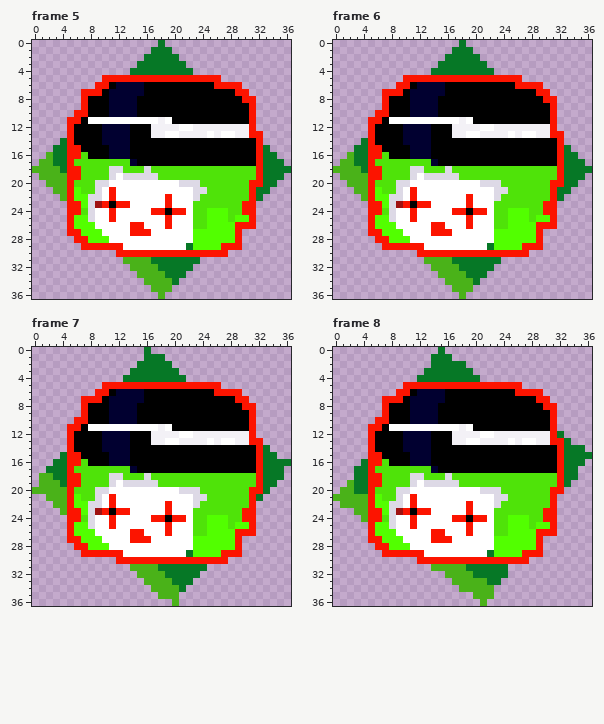
Animated GIF sprite -- images/bane_jack.gif. The first picture shows the starting point.
The file is 37x37 pixels, 69 frames. Shown: frame 5, frame 6, frame 7, frame 8. The commit also changed other frames, which this record leaves out.
Now the later version:
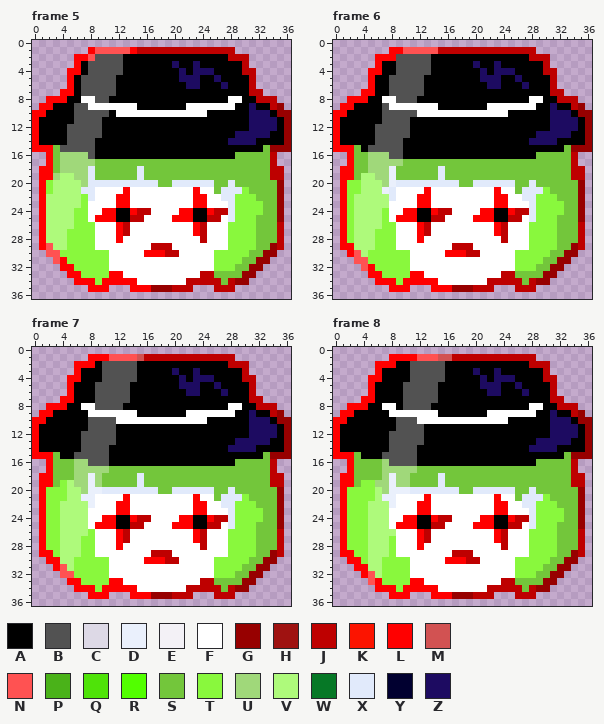
Palette (. is transparent): A #000000  B #525252  C #ddd9e6  D #eaf0fc  E #f3f1f6  F #ffffff  G #970000  H #9f1211  J #be0000  K #fc1400  L #ff0000  M #d25252  N #ff5252  P #4ab219  Q #4fe309  R #52ff00  S #73c63b  T #89f83d  U #a0d87a  V #aefa7b  W #067826  X #e1eafb  Y #010030  Z #1d0b61
Author's note on the commit: Update Jack Out of The Box by nopperabou
Change:
Changed rows in their new state; - is an unchanged pixel.
Frame 5:
first column x 0:
 0 ------------------.------------------
 1 --------LNNNNNLJJJJJJJJJJJJJJ--------
 2 ------LLNBBBBAAAAAAAAAAAAAAAJJJ------
 3 ------LABBBBBAAAAAAAZAAZAAAAAAJ------
 4 -----LLABBBBBAAAAAAAAZAZZZAAAAJJ-----
 5 -----LABBBBBAAAAAAAAAZZZAAZAAAAJ-----
 6 -----LABBBBBAAAA------ZZ--AZAAAJ-----
 7 ----LLABBBBBAAAA-------------AAJJ----
 8 --LLLAAFFBBAAAA-------------FFAAJJJ--
 9 -LLAAABBFFFFFFF-------FFFFFFF--ZAAJG-
10 LLAAAABBBBBAFFFFFFFFFFFFF------ZZZAGG
11 LAAAAABBBBAAAAAAAAAA-----------ZZZZAG
12 LAAAABBBBBAAAA---AAAAAAAAAAAAAAZZZZAG
13 LAAAABBBBBAAAA---AAAAAAAAAAAAZZZZZAAG
14 LAAAABBBB-AAAA--------------ZZZZAAAAG
15 LLLSBBBBB--AAA------------------ASGGG
16 --LSUUUUB--AAA---------------SSSSSJ--
17 -.LSUUUUUSSSSSSSSSSSSSSSSSSSSSSSSSJ.-
18 .LLSUUUUXSSSSSSXSSSSSSSSSSSSSSSSSSJJ.
19 -LLUVVUUXSSSSSSXSSSSSSSSSSSSSSSSSSJJ-
20 -LTVVVVUXXXXXXXXXXSSXXXXXXSSXSSSSSSG-
21 -LTVVVVXXF-F-L---------LFFSXXXTSSSSG-
22 -LVVVVVTXF-FLL-----F---LLFFXXTTTSSSG-
23 -LVVVVVTFFFFLL-----F---LLFFFXTTTTSSG-
24 -LVVVVTTF-LLAALJJFFFFLLAALJJXTTTTSSG-
25 -LVVVVTTFLLLAAJJ---FLLLAAJJFXTTTSSSG-
26 -LVVVVTTT---LJFF---F---LJFFFTTTTSSSJ-
27 -LVVVTTTTF--LJFFF------LJFFFTTTTSSSJ-
28 -LVVVTTTTFF-L----------FJFFFTTTTSSSJ-
29 -LNVVTTTTFFFF----JJJ--FFFFFFTTTTSSGJ-
30 --NNTTTTTTTFFFFFLLLJJFFFFFTTTTTSSGG--
31 ---NLTTTTTTFFFFFFFFFFFFFFFTTTTSSGG---
32 ----LLTTTTTFFFFFFFFFFFFFFFTTTSSGG----
33 -----LLTTTTLLFFFFFFFFFFFJJSSSSGG-----
34 ------LLLTLLLLLFFFFFFFJJJJJSJGG------
35 --------LLL---LLLGGGJJJ---JJJ--------
36 ------------------.------------------
Frame 6:
first column x 0:
 0 ------------------.------------------
 1 --------LLNNNNNJJJJJJJJJJJJJJ--------
 2 ------LLLBBBBBAAAAAAAAAAAAAAJJJ------
 3 ------LAABBBBBAAAAAAZAAZAAAAAAJ------
 4 -----LLAABBBBBAAAAAAAZAZZZAAAAJJ-----
 5 -----LAABBBBBAAAAAAAAZZZAAZAAAAJ-----
 6 -----LAABBBBBAAA------ZZ--AZAAAJ-----
 7 ----LLAABBBBBAAA-------------AAJJ----
 8 --LLLAAFFBBBAAA-------------FFAAJJJ--
 9 -LLAAAABFFFFFFF-------FFFFFFF--ZAAJG-
10 LLAAAAABBBBBFFFFFFFFFFFFF------ZZZAGG
11 LAAAAAABBBBAAAAAAAAA-----------ZZZZAG
12 LAAAAABBBBBAAA---AAAAAAAAAAAAAAZZZZAG
13 LAAAAABBBBBAAA---AAAAAAAAAAAAZZZZZAAG
14 LAAAAABBBBAAAA--------------ZZZZAAAAG
15 LLLSABBBBB-AAA------------------ASGGG
16 --LSSUUUBB-AAA---------------SSSSSJ--
17 -.LSSUUUUUSSSSSSSSSSSSSSSSSSSSSSSSJ.-
18 .LLSSUUUDSSSSSSXSSSSSSSSSSSSSSSSSSJJ.
19 -LLSVVUUDSSSSSSXSSSSSSSSSSSSSSSSSSJJ-
20 -LTTVVVUDXXXXXXXXXSSXXXXXXSSXSSSSSSG-
21 -LTTVVVDXF-F-L---------LFFSXXXTSSSSG-
22 -LTVVVVVXF-FLL-----F---LLFFXXTTTSSSG-
23 -LTVVVVVFFFFLL-----F---LLFFFXTTTTSSG-
24 -LTVVVVTF-LLAALJJFFFFLLAALJJXTTTTSSG-
25 -LTVVVVTFLLLAAJJ---FLLLAAJJFXTTTSSSG-
26 -LTVVVVTT---LJFF---F---LJFFFTTTTSSSJ-
27 -LTVVVTTTF--LJFFF------LJFFFTTTTSSSJ-
28 -LTVVVTTTFF-L----------FJFFFTTTTSSSJ-
29 -LLVVVTTTFFFF----JJJ--FFFFFFTTTTSSGJ-
30 --LNVTTTTTTFFFFFLLLJJFFFFFTTTTTSSGG--
31 ---NNTTTTTTFFFFFFFFFFFFFFFTTTTSSGG---
32 ----NLTTTTTFFFFFFFFFFFFFFFTTTSSGG----
33 -----LLTTTTLLFFFFFFFFFFFJJSSSSGG-----
34 ------LLLTLLLLLFFFFFFFJJJJJSJGG------
35 --------LLL---LLLGGGJJJ---JJJ--------
36 ------------------.------------------
Frame 7:
first column x 0:
 0 ----------------.--------------------
 1 --------LLLNNNNMJJJJJJJJJJJJJ--------
 2 ------LLLABBBBBAAAAAAAAAAAAAJJJ------
 3 ------LAAABBBBBAAAAAZAAZAAAAAAJ------
 4 -----LLAAABBBBBAAAAAAZAZZZAAAAJJ-----
 5 -----LAAABBBBBAAAAAAAZZZAAZAAAAJ-----
 6 -----LAAABBBBBAA------ZZ--AZAAAJ-----
 7 ----LLAAABBBBBAA-------------AAJJ----
 8 --LLLAAFFBBBBAA-------------FFAAJJJ--
 9 -LLAAAAAFFFFFFF-------FFFFFFF--ZAAJG-
10 LLAAAAAABBBBFFFFFFFFFFFFF------ZZZAGG
11 LAAAAAA-BBBBAAAAAAAA-----------ZZZZAG
12 LAAAAA-BBBBBAA---AAAAAAAAAAAAAAZZZZAG
13 LAAAAA-BBBBBAA---AAAAAAAAAAAAZZZZZAAG
14 LAAAAA-BBBBAAA--------------ZZZZAAAAG
15 LLLSAABBBBBAAA------------------ASGGG
16 --LSSSUUBBBAAA---------------SSSSSJ..
17 --LSSSUUUUUSSSSSSSSSSSSSSSSSSSSSSSJ.-
18 -LLSSSUUDUSSSSSXSSSSSSSSSSSSSSSSSSJJ-
19 -LLSTVUUDUSSSSSXSSSSSSSSSSSSSSSSSSJJ-
20 .LTTTVVUDDXXXXXXXXSSXXXXXXSSXSSSSSSG-
21 -LTTTVVDDF-F-L---------LFFSXXXTSSSSG-
22 -LTTVVVVDF-FLL-----F---LLFFXXTTTSSSG-
23 -LTTVVVVFFFFLL-----F---LLFFFXTTTTSSG-
24 -LTTVVVVF-LLAALJJFFFFLLAALJJXTTTTSSG-
25 -LTTVVVVFLLLAAJJ---FLLLAAJJFXTTTSSSG-
26 -LTTVVVVT---LJFF---F---LJFFFTTTTSSSJ-
27 -LTTVVVTTF--LJFFF------LJFFFTTTTSSSJ-
28 -LTTVVVTTFF-L----------FJFFFTTTTSSSJ-
29 -LLTVVVTTFFFF----JJJ--FFFFFFTTTTSSGJ-
30 --LLVVTTTTTFFFFFLLLJJFFFFFTTTTTSSGG--
31 ---LNVTTTTTFFFFFFFFFFFFFFFTTTTSSGG---
32 ----NNTTTTTFFFFFFFFFFFFFFFTTTSSGG----
33 -----LLTTTTLLFFFFFFFFFFFJJSSSSGG-----
34 ------LLLTLLLLLFFFFFFFJJJJJSJGG------
35 --------LLL---LLLGGGJJJ---JJJ--------
36 --------------------.----------------
Frame 8:
first column x 0:
 0 ---------------.---------------------
 1 --------LLLLNNNMMJJJJJJJJJJJJ--------
 2 ------LLLAABBBBBAAAAAAAAAAAAJJJ------
 3 ------LAAAABBBBBAAAAZAAZAAAAAAJ------
 4 -----LLAAAABBBBBAAAAAZAZZZAAAAJJ-----
 5 -----LAAAABBBBBAAAAAAZZZAAZAAAAJ-----
 6 -----LAAAABBBBBA------ZZ--AZAAAJ-----
 7 ----LLAAAABBBBBA-------------AAJJ----
 8 --LLLAAFF-BBBBA-------------FFAAJJJ--
 9 -LLAAAAAFFFFFFF-------FFFFFFF--ZAAJG-
10 LLAAAAAA-BBBFFFFFFFFFFFFF------ZZZAGG
11 LAAAAAA-ABBBBAAAAAAA-----------ZZZZAG
12 LAAAAA--BBBBBA---AAAAAAAAAAAAAAZZZZAG
13 LAAAAA--BBBBBA---AAAAAAAAAAAAZZZZZAAG
14 LAAAAA--BBBBAA--------------ZZZZAAAAG
15 LLLSAAABBBBBAA------------------ASGGG
16 --LSSSSUBBBBAA---------------SSSSSJ.-
17 --LSSSSUUUUUSSSSSSSSSSSSSSSSSSSSSSJ--
18 -LLSSSSUDUUSSSSXSSSSSSSSSSSSSSSSSSJJ-
19 -LLSTTUUDUUSSSSXSSSSSSSSSSSSSSSSSSJJ-
20 -LTTTTVUDDDXXXXXXXSSXXXXXXSSXSSSSSSG-
21 .LTTTTVDDF-F-L---------LFFSXXXTSSSSG-
22 -LTTTVVVDF-FLL-----F---LLFFXXTTTSSSG-
23 -LTTTVVVFFFFLL-----F---LLFFFXTTTTSSG-
24 -LTTTVVVF-LLAALJJFFFFLLAALJJXTTTTSSG-
25 -LTTTVVVFLLLAAJJ---FLLLAAJJFXTTTSSSG-
26 -LTTTVVVV---LJFF---F---LJFFFTTTTSSSJ-
27 -LTTTVVVTF--LJFFF------LJFFFTTTTSSSJ-
28 -LTTTVVVTFF-L----------FJFFFTTTTSSSJ-
29 -LLTTVVVTFFFF----JJJ--FFFFFFTTTTSSGJ-
30 --LLTVVTTTTFFFFFLLLJJFFFFFTTTTTSSGG--
31 ---LLVVTTTTFFFFFFFFFFFFFFFTTTTSSGG---
32 ----LNVTTTTFFFFFFFFFFFFFFFTTTSSGG----
33 -----NLTTTTLLFFFFFFFFFFFJJSSSSGG-----
34 ------LLLTLLLLLFFFFFFFJJJJJSJGG------
35 --------LLL---LLLGGGJJJ---JJJ--------
36 ---------------------.---------------
